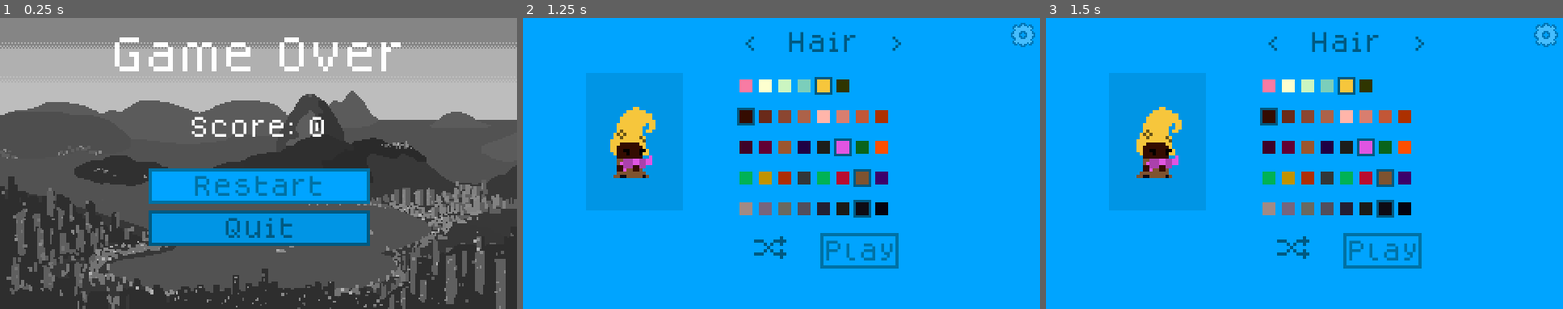
Above: before the commit, frames 1-3 (left to right).
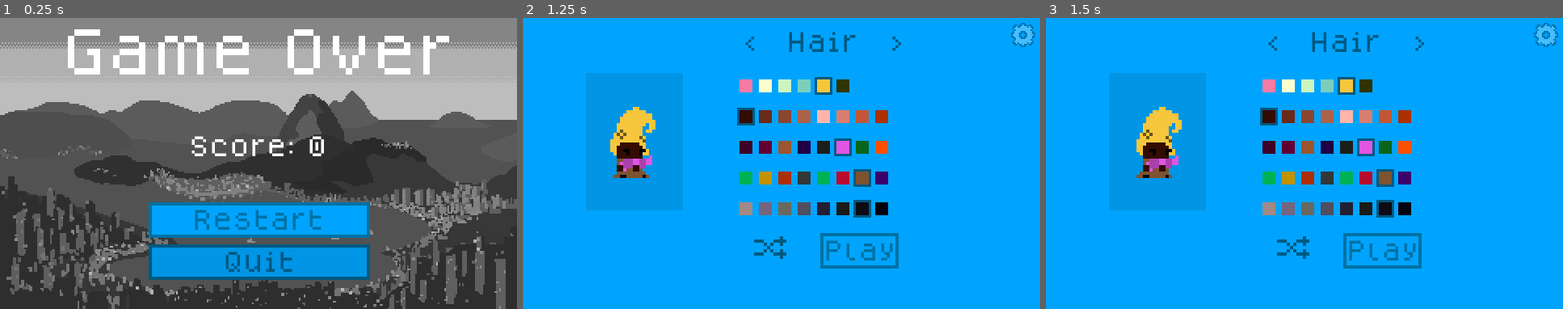
Above: after the commit, the same moments.

Repository: hamiltonromualdo/bring-ur-glam
Game: Godot game, scene res://src/UserInterface/GameOverScreen.tscn
Two runs of this game, one before a commit and one after it. Both use one fixed random seed, a clock stepped at 60 frames per second and the inputs below. This scene is started directly instead of the project's main scene. Sound files missing from this copy of the repository are replaced by a short silence.
Inputs:
- Up to frame 1 (0.25 s): no input
- Up to frame 2 (1.25 s): click "Restart" at 0.5 s
- Up to frame 3 (1.5 s): click "Play" at 1.25 s

The runs differ from the first frame. In frame 1, 21% of the frame differs, in the area x 13-87%, y 3-90%; in frame 2, nothing differs; in frame 3, nothing differs.

Commit message:
Increasing font on game over screen

Diff:
--- a/bring_ur_glam/src/UserInterface/GameOverScreen.tscn
+++ b/bring_ur_glam/src/UserInterface/GameOverScreen.tscn
@@ -21,7 +21,7 @@
 shader = SubResource( 2 )
 
 [sub_resource type="DynamicFont" id=1]
-size = 24
+size = 32
 font_data = ExtResource( 6 )
 
 [node name="GameOverScreen" type="Control"]
@@ -42,8 +42,8 @@
 anchor_top = 0.5
 anchor_right = 1.0
 anchor_bottom = 0.5
-margin_top = -78.0
-margin_bottom = -46.0
+margin_top = -83.0
+margin_bottom = -51.0
 custom_fonts/font = SubResource( 1 )
 text = "Game Over"
 align = 1
@@ -55,9 +55,9 @@
 anchor_left = 0.5
 anchor_right = 0.5
 margin_left = -57.0
-margin_top = 58.0
+margin_top = 70.0
 margin_right = 57.0
-margin_bottom = 77.0
+margin_bottom = 89.0
 text = "Score: %d"
 align = 1
 __meta__ = {
@@ -68,9 +68,9 @@
 anchor_left = 0.5
 anchor_right = 0.5
 margin_left = -68.5
-margin_top = 93.0
+margin_top = 114.0
 margin_right = 68.5
-margin_bottom = 170.0
+margin_bottom = 191.0
 __meta__ = {
 "_edit_use_anchors_": false
 }
